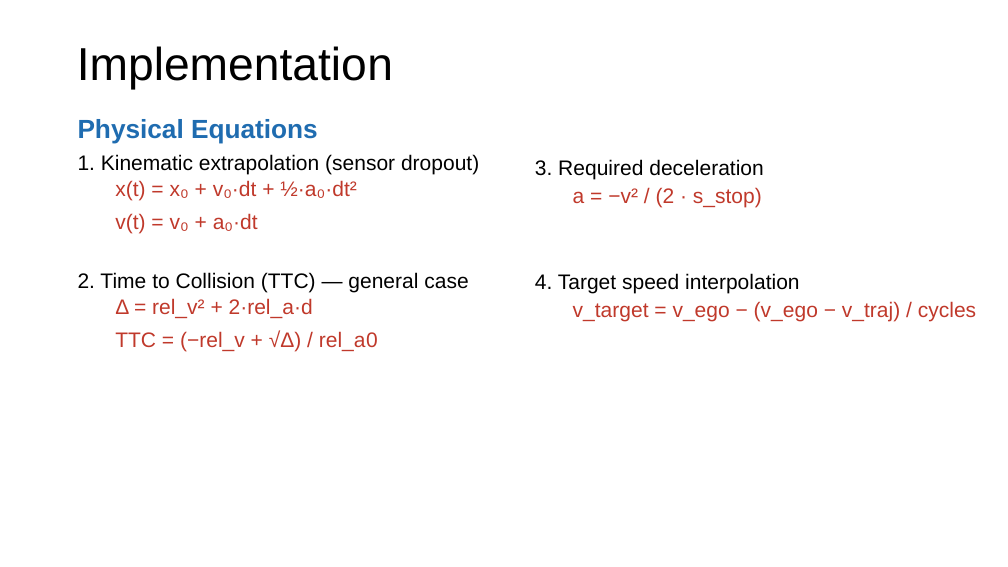
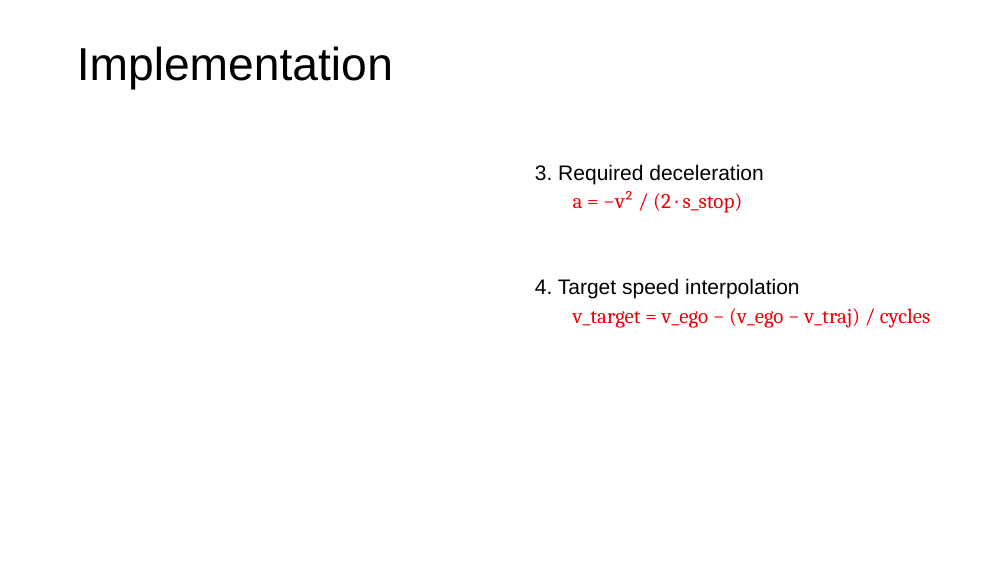
Before and after one commit to pedina/Automatic_emergency_brake_group2, a slide deck: slide 9 of doc/Automated_Emergency_Brake_Group_2.pptx. Drawn at 1008x567 pixels with LibreOffice and Linux fonts; fonts in the diff are those of the drawing; grey boxes stand for pictures; background and template pictures are left out. Boxes give left, top, right and bottom in pixels: in the first picture for what was removed or moved away, otherwise in the second. Text is boxed around its words. In the diff, an @@ line names an element or a change of style, - is before the commit and + after.

```diff
--- a/doc/Automated_Emergency_Brake_Group_2.pptx
+++ b/doc/Automated_Emergency_Brake_Group_2.pptx
@@ text removed at <box>78,119,479,351</box> @@
-Physical Equations
-1. Kinematic extrapolation (sensor dropout)
-x(t) = x₀ + v₀·dt + ½·a₀·dt²
-v(t) = v₀ + a₀·dt
-2. Time to Collision (TTC) — general case
-Δ = rel_v² + 2·rel_a·d
-TTC = (−rel_v + √Δ) / rel_a0
@@ text at <box>573,191,931,328</box>: font Arial to Cambria, text colour #C0392B to #ED0007 in "a = −v² / (2 · s_stop)", "v_target = v_ego − (v_ego − v_traj) ..." @@
```
Also in this commit, not shown: 4 other slides changed.
